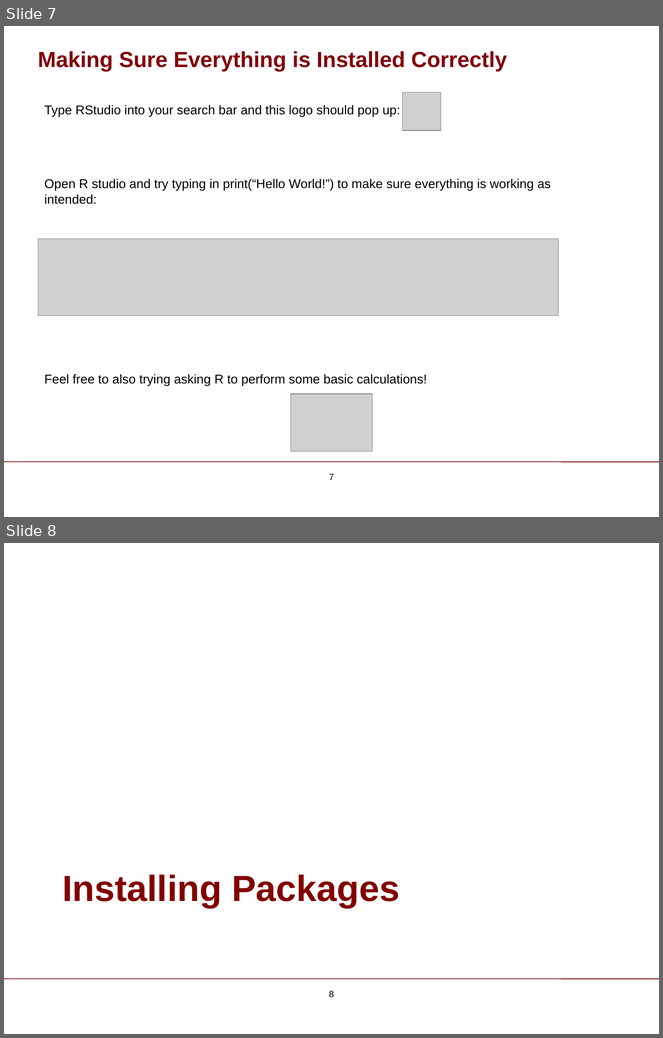
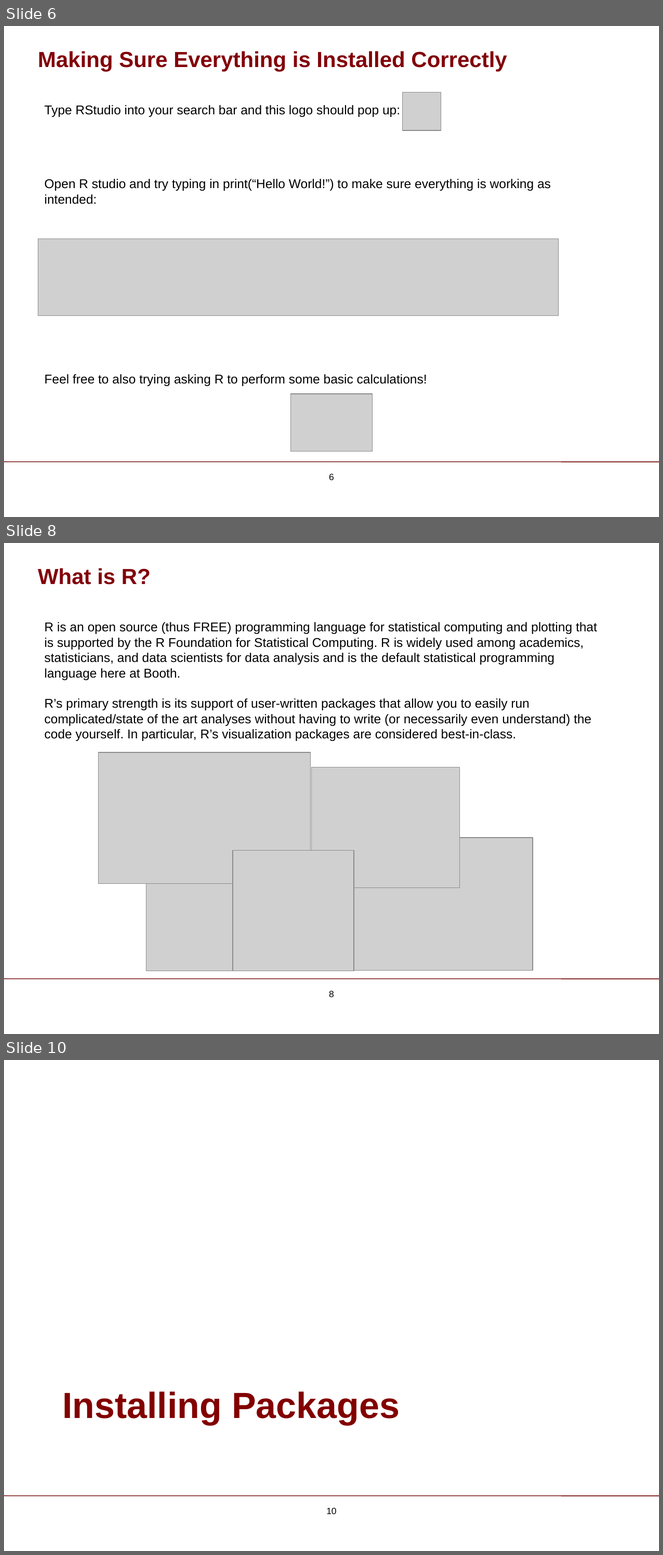
Before and after one commit to ChicagoBoothAnalytics/site, a slide deck: zzz MEDIA/R Basics.pptx. Shown one above the other, each under a label of ours: slides 7 and 8 before the commit, slides 6, 8 and 10 after it; the slides between them are not shown. The pictures are 663x1038 and 663x1555 pixels, drawn with LibreOffice and Linux fonts; fonts in the diff are those of the drawing; grey boxes stand for pictures; background and template pictures are left out. Boxes give left, top, right and bottom in pixels: in the first picture for what was removed or moved away, otherwise in the second. Text is boxed around its words. In the diff, an @@ line names an element or a change of style, - is before the commit and + after.

```diff
--- a/zzz MEDIA/R Basics.pptx
+++ b/zzz MEDIA/R Basics.pptx
@@ slide 8 added at box(4, 543, 659, 1034), background #FFFFFF; not listed: 1 template element that a slide beside it also shows @@
@@ text added at box(38, 568, 151, 585), 24 pt, text #820009, bold @@
+What is R?
@@ table added at box(407, 583, 422, 609), 1 rows, 1 columns @@
+
@@ text added at box(45, 622, 597, 741), 14 pt, text #000000 @@
+R is an open source (thus FREE) programming language for statistical computing and plotting that is supported by the R Foundation for Statistical Computing. R is widely used among academics, statisticians, and data scientists for data analysis and is the default statistical programming language here at Booth.
+R’s primary strength is its support of user-written packages that allow you to easily run complicated/state of the art analyses without having to write (or necessarily even understand) the code yourself. In particular, R’s visualization packages are considered best-in-class.
@@ picture added at box(98, 753, 311, 884) @@
@@ picture added at box(311, 767, 460, 888) @@
@@ picture added at box(348, 838, 533, 971) @@
@@ picture added at box(233, 850, 354, 971) @@
@@ picture added at box(146, 884, 233, 971) @@
@@ page number added at box(329, 991, 334, 997), 10 pt, text #000000 @@
+8
@@ what was slide 7 is now slide 6 @@
@@ page number at box(329, 474, 334, 480): text changed @@
-7
+6
@@ what was slide 8 is now slide 10 @@
@@ page number at box(326, 1508, 336, 1514): text changed @@
-8
+10
```
Also in this commit, not shown: 4 slides changed, 3 other slides added, 1 slide removed.
